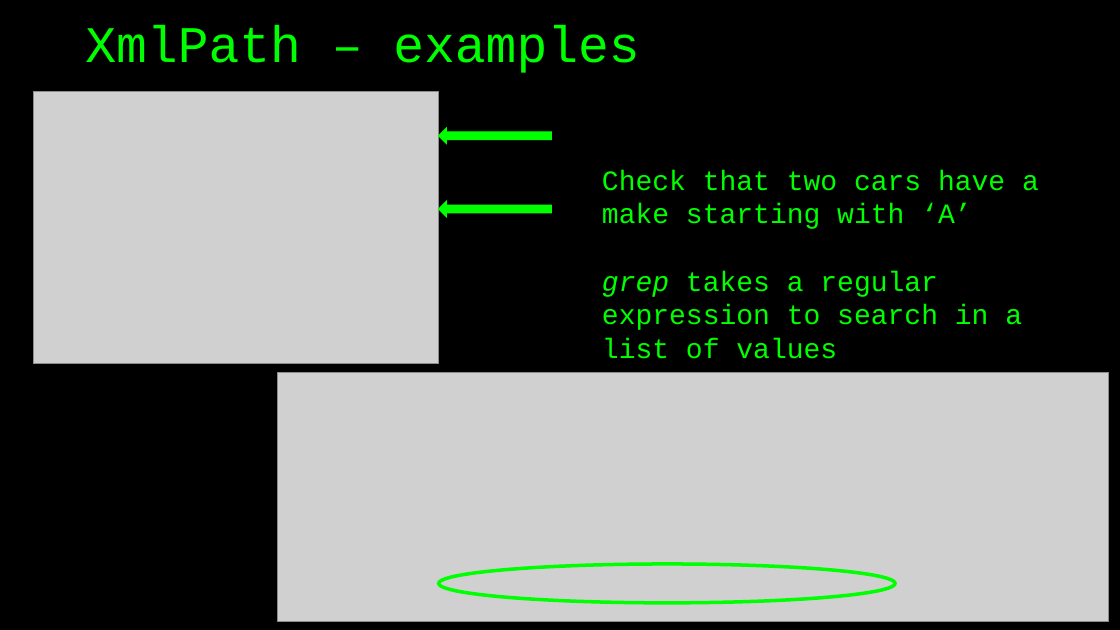
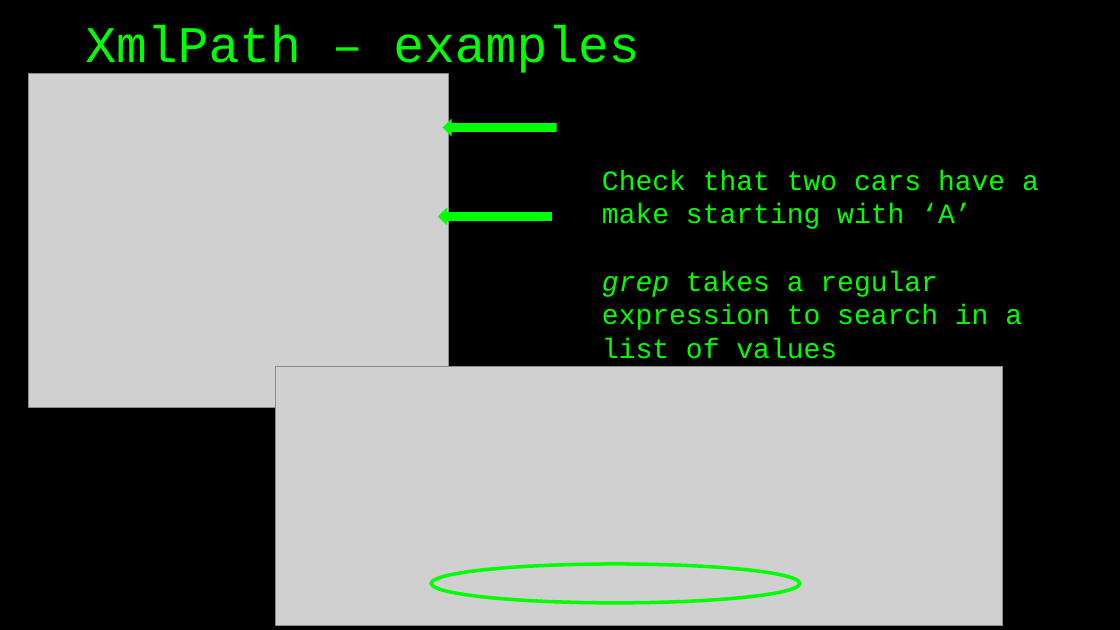
Before and after one commit to basdijkstra/rest-assured-workshop, a slide deck: slide 62 of RestAssuredWorkshop.pptx. Drawn at 1120x630 pixels with LibreOffice and Linux fonts; fonts in the diff are those of the drawing; grey boxes stand for pictures. Boxes give left, top, right and bottom in pixels: in the first picture for what was removed or moved away, otherwise in the second. Text is boxed around its words. In the diff, an @@ line names an element or a change of style, - is before the commit and + after.

```diff
--- a/RestAssuredWorkshop.pptx
+++ b/RestAssuredWorkshop.pptx
@@ picture: place and size @@
-picture at [33, 92, 439, 364]
+picture at [28, 74, 448, 408]
@@ freeform shape: place and size @@
-freeform shape at [439, 129, 551, 144]
+freeform shape at [444, 120, 556, 135]
@@ freeform shape: place and size @@
-freeform shape at [439, 202, 551, 217]
+freeform shape at [439, 209, 551, 224]
@@ picture: place and size @@
-picture at [277, 372, 1109, 621]
+picture at [276, 366, 1002, 625]
@@ ellipse: place and size @@
-ellipse at [439, 564, 895, 602]
+ellipse at [431, 564, 800, 602]
```
Also in this commit, not shown: 6 other slides changed, 12 other files.
